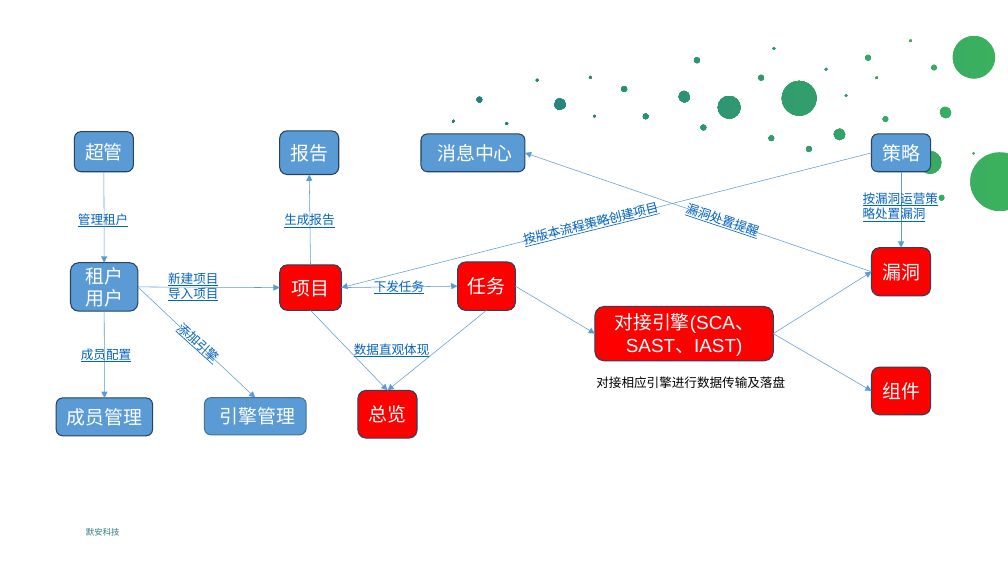
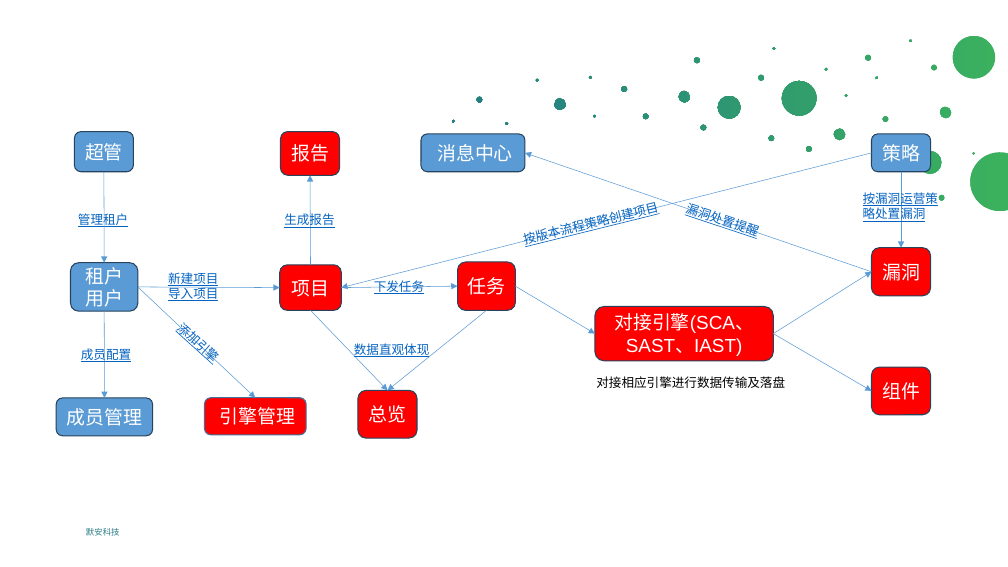
Before and after one commit to zkfbe/dsmp-selenium, a slide deck: slide 6 of DSMP1.1.0业务分享 .pptx. Drawn at 1008x567 pixels with LibreOffice and Linux fonts; fonts in the diff are those of the drawing; background and template pictures are left out. Boxes give left, top, right and bottom in pixels: in the first picture for what was removed or moved away, otherwise in the second. Text is boxed around its words. In the diff, an @@ line names an element or a change of style, - is before the commit and + after.

```diff
--- a/DSMP1.1.0业务分享 .pptx
+++ b/DSMP1.1.0业务分享 .pptx
@@ rounded rectangle "报告" at <box>281,132,340,175</box>: fill #5B9BD5 to #FF0000 @@
@@ rounded rectangle "引擎管理" at <box>204,398,306,435</box>: fill #5B9BD5 to #FF0000 @@
```
Also in this commit, not shown: 6 other slides changed, 22 other files.
